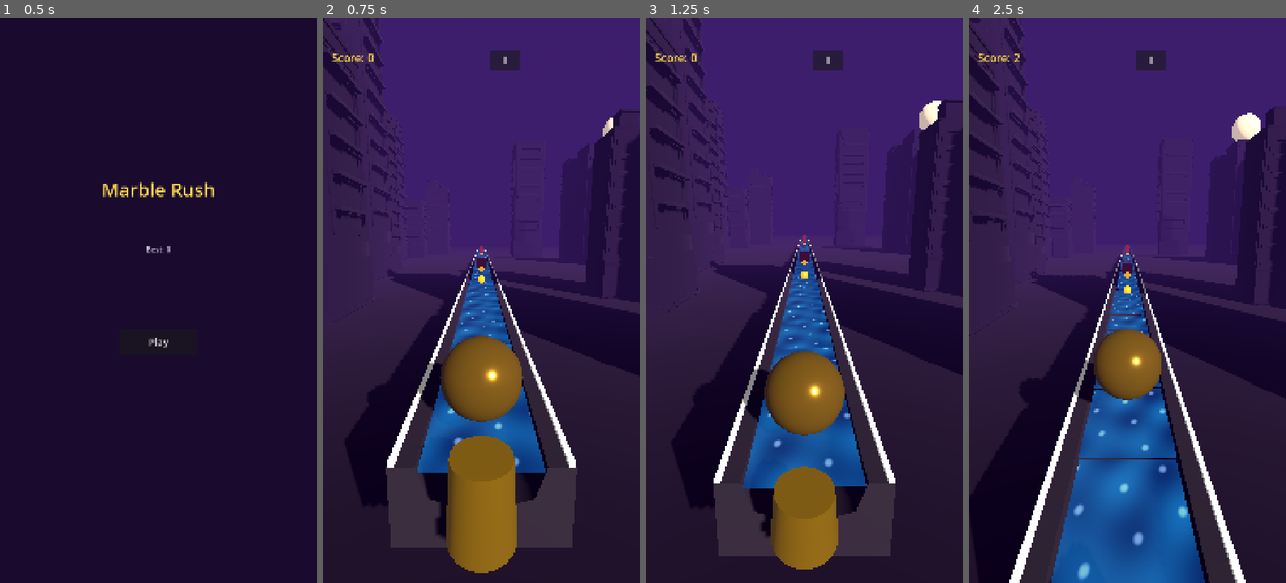
Above: before the commit, frames 1-4 (left to right).
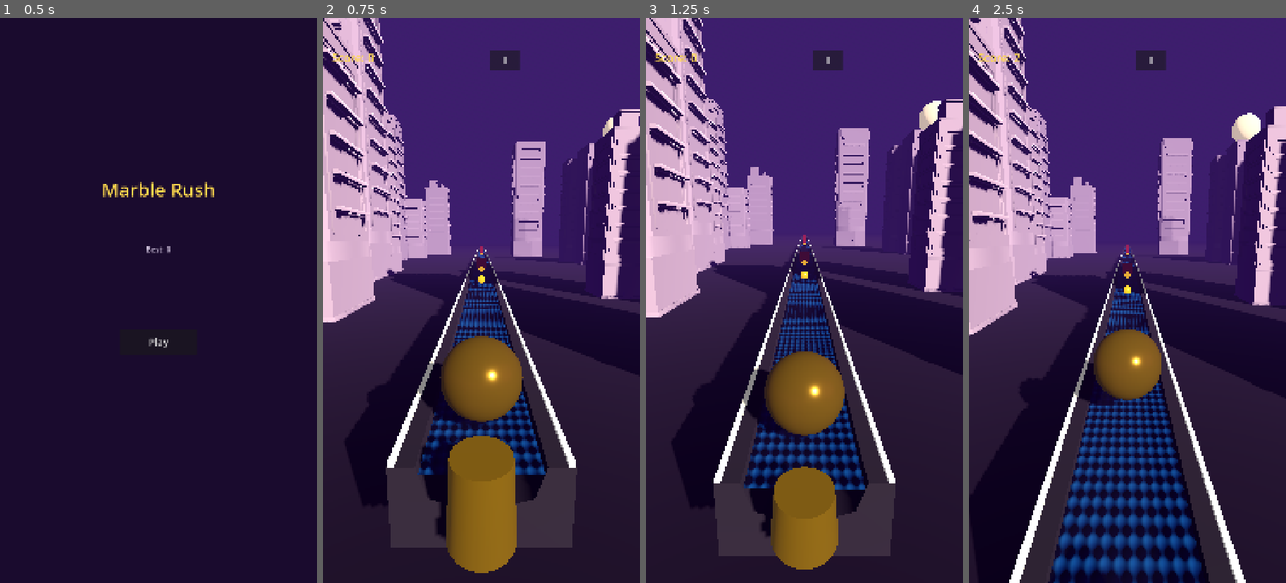
Above: after the commit, the same moments.

Repository: Ebrahassad/marble-rush
Game: Godot game, scene res://scenes/MainMenu.tscn
Two runs of this game, one before a commit and one after it. Both use one fixed random seed, a clock stepped at 60 frames per second and the inputs below.
Inputs:
- Up to frame 1 (0.5 s): no input
- Up to frame 2 (0.75 s): click "Play" at 0.5 s
- Up to frame 3 (1.25 s): no input
- Up to frame 4 (2.5 s): click "II" at 1.25 s; click "Resume" at 2 s

Frame 1 is identical in both runs. In frame 2, 19% of the frame differs, in the area x 0-100%, y 0-81%; in frame 3, 20%; in frame 4, 26%, in the area x 0-100%, y 0-100%.

Commit message:
Lit water shader for realistic light reflections, and let buildings show their real Kenney colors

Diff:
--- a/scripts/track_manager.gd
+++ b/scripts/track_manager.gd
@@ -15,7 +15,6 @@
 	preload("res://assets/buildings/building-skyscraper-d.glb"),
 	preload("res://assets/buildings/building-skyscraper-e.glb"),
 ]
-static var cached_building_material: StandardMaterial3D = null
 
 var ball: Node3D
 var active_pieces: Array[Node3D] = []
@@ -28,10 +27,6 @@
 func _ready() -> void:
 	ball = get_node(ball_path)
 	rng.randomize()
-	if cached_building_material == null:
-		cached_building_material = StandardMaterial3D.new()
-		cached_building_material.albedo_color = Color(0.08, 0.05, 0.15)
-		cached_building_material.roughness = 1.0
 	for i in range(pieces_ahead):
 		_spawn_piece()
 
@@ -82,16 +77,6 @@
 		var scale_factor: float = rng.randf_range(3.5, 8.0)
 		building.global_position = Vector3(x_offset, -1.2, next_z)
 		building.scale = Vector3(scale_factor, scale_factor, scale_factor)
-		_apply_building_material(building, cached_building_material)
 		active_buildings.append(building)
 
 	next_z -= piece_length
-
-func _apply_building_material(node: Node, mat: Material) -> void:
-	if node is MeshInstance3D:
-		var mesh_instance: MeshInstance3D = node
-		if mesh_instance.mesh:
-			for i in range(mesh_instance.mesh.get_surface_count()):
-				mesh_instance.set_surface_override_material(i, mat)
-	for child in node.get_children():
-		_apply_building_material(child, mat)
--- a/shaders/water.gdshader
+++ b/shaders/water.gdshader
@@ -1,25 +1,33 @@
 shader_type spatial;
-render_mode blend_mix, cull_disabled, unshaded;
+render_mode blend_mix, cull_disabled;
 
 uniform vec4 water_color : source_color = vec4(0.08, 0.45, 0.85, 0.75);
 uniform vec4 water_color_deep : source_color = vec4(0.03, 0.2, 0.5, 0.85);
 uniform float speed = 1.2;
+uniform float wave_scale = 8.0;
+
+float wave_height(vec2 pos, float t) {
+	return sin(pos.x * wave_scale + t) * 0.5 + sin(pos.y * wave_scale * 0.7 - t * 1.3) * 0.5;
+}
 
 void vertex() {
-	VERTEX.y += sin(VERTEX.x * 6.0 + TIME * speed) * 0.025 + sin(VERTEX.z * 4.0 - TIME * speed * 0.8) * 0.02;
+	float h = wave_height(VERTEX.xz, TIME * speed);
+	VERTEX.y += h * 0.04;
 }
 
 void fragment() {
-	float wave1 = sin(UV.x * 14.0 + UV.y * 6.0 + TIME * speed * 1.5);
-	float wave2 = sin(UV.x * 5.0 - UV.y * 11.0 - TIME * speed * 1.1);
-	float wave3 = sin((UV.x + UV.y) * 9.0 + TIME * speed * 0.6);
-	float pattern = (wave1 + wave2 + wave3) / 3.0;
+	float t = TIME * speed;
+	float eps = 0.05;
+	float h_c = wave_height(UV * 10.0, t);
+	float h_x = wave_height(UV * 10.0 + vec2(eps, 0.0), t);
+	float h_z = wave_height(UV * 10.0 + vec2(0.0, eps), t);
+	vec3 fake_normal = normalize(vec3(-(h_x - h_c), eps * 4.0, -(h_z - h_c)));
 
-	vec3 color = mix(water_color_deep.rgb, water_color.rgb, 0.5 + 0.5 * pattern);
-	float sparkle = smoothstep(0.85, 1.0, wave1 * wave2);
-	color += sparkle * 0.5;
-
-	ALBEDO = color;
-	EMISSION = color * 0.3;
-	ALPHA = mix(water_color_deep.a, water_color.a, 0.5 + 0.5 * pattern);
+	NORMAL = fake_normal;
+	float pattern = h_c * 0.5 + 0.5;
+	ALBEDO = mix(water_color_deep.rgb, water_color.rgb, pattern);
+	ROUGHNESS = 0.15;
+	METALLIC = 0.1;
+	SPECULAR = 0.8;
+	ALPHA = mix(water_color_deep.a, water_color.a, pattern);
 }
